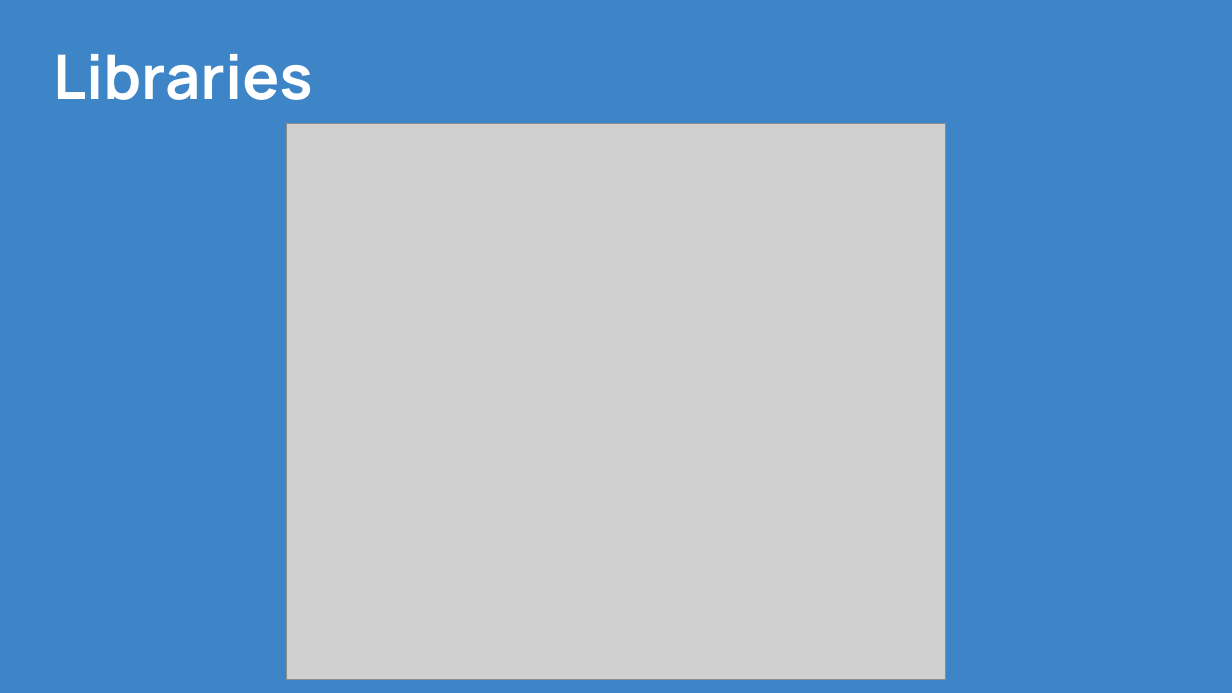
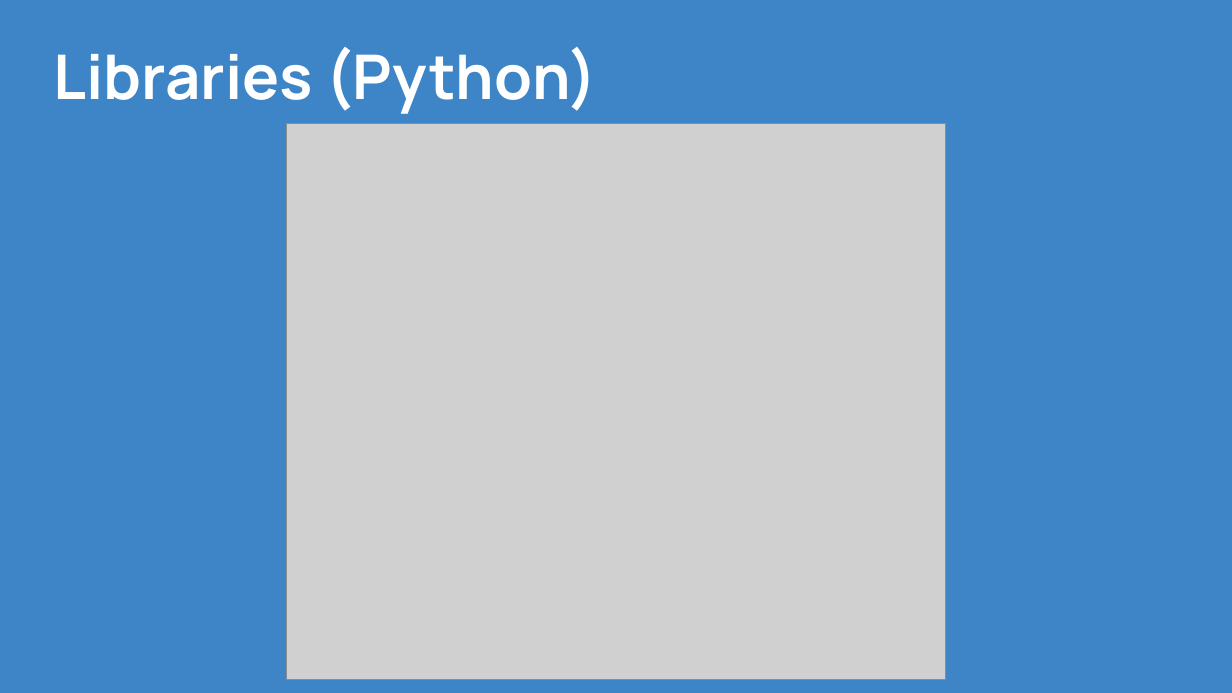
Before and after one commit to CPrince20/Homies, a slide deck: slide 17 of Homies City Collection.pptx. Drawn at 1232x693 pixels with LibreOffice and Linux fonts; fonts in the diff are those of the drawing; grey boxes stand for pictures. Boxes give left, top, right and bottom in pixels: in the first picture for what was removed or moved away, otherwise in the second. Text is boxed around its words. In the diff, an @@ line names an element or a change of style, - is before the commit and + after.

Commit message:
Added further description & a second slide for Libraries

```diff
--- a/Homies City Collection.pptx
+++ b/Homies City Collection.pptx
@@ title at [53, 47, 598, 114]: text changed @@
-Libraries
+Libraries (Python)
```
Also in this commit, not shown: 1 slide added.
